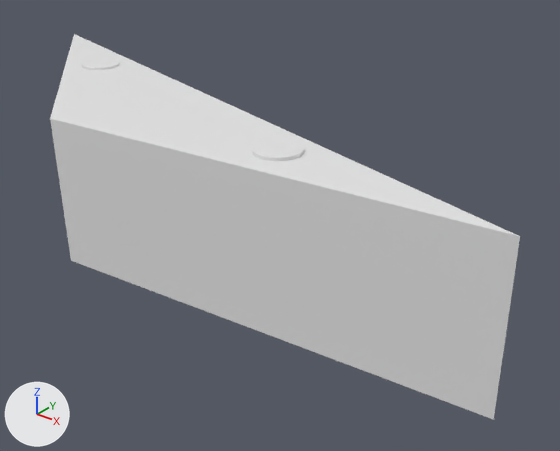
Renders of the OBJ model ProyectoFinal_Pinball/ProyectoFinal_Pinball/Models/barra_inferior_izq.obj from each side of a commit.
Rendered twice from a camera (50 mm lens) standing at (8.09, -6.64, 3.96) and looking at (2.2, 0.72, -0.61). The lights are fixed; the arrows at lower left show +X, +Y and +Z. Materials are left out; every surface is plain grey. Where no turn or scale is listed for an object, it has been applied to the vertices.

In view in the first picture: 'Cilindro.001', 'Cubo.001_Cubo.002'.
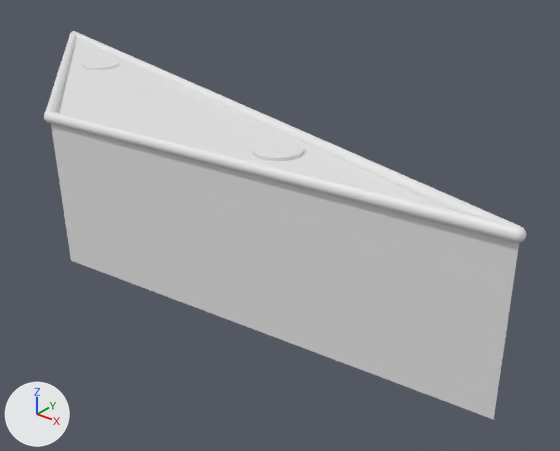
Changed parts and their boxes (x1, y1, x2, y2) in the pictures (560 x 451 px):
'Cylinder003', added: after (44, 31, 526, 243)

The change, as a diff of the scene's bpy script:
```diff
--- a/ProyectoFinal_Pinball/ProyectoFinal_Pinball/Models/barra_inferior_izq.obj.py
+++ b/ProyectoFinal_Pinball/ProyectoFinal_Pinball/Models/barra_inferior_izq.obj.py
@@ me_cylinder003 @@
+me_cylinder003.from_pydata(...)  # 1257 vertices, 2514 faces; spans x -3.5..6.02, y -1.29..1.99, z 0.9..1.05
@@ ob_cylinder003 @@
+ob_cylinder003 = bpy.data.objects.new('Cylinder003', me_cylinder003)
+ob_cylinder003.location = (0.0, 0.0, 0.0)
```
